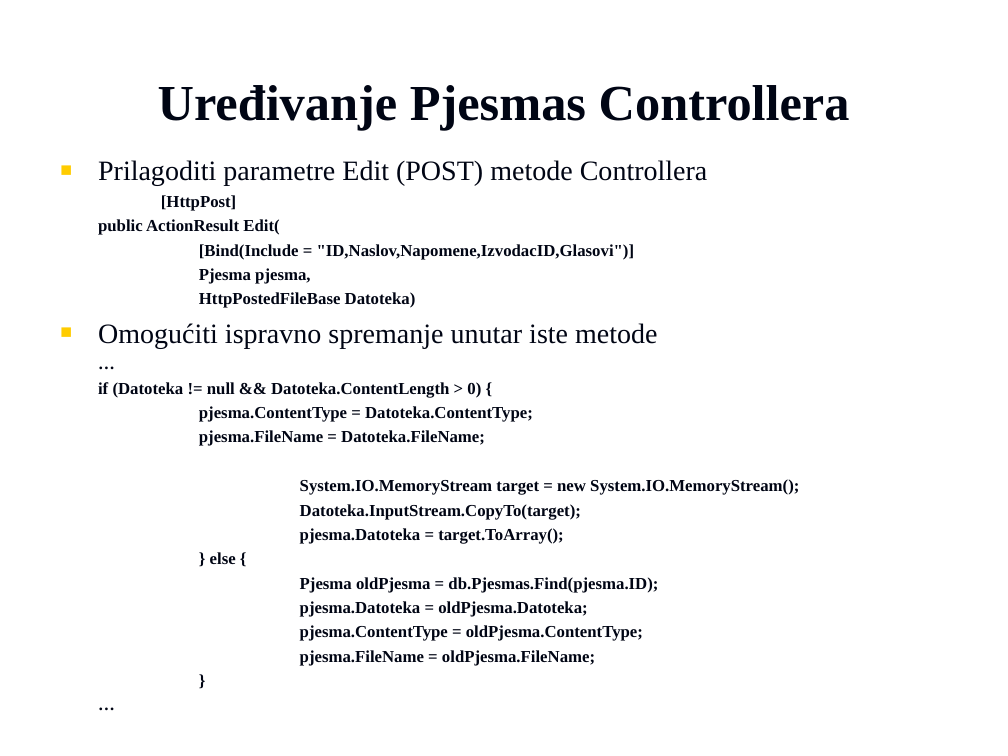
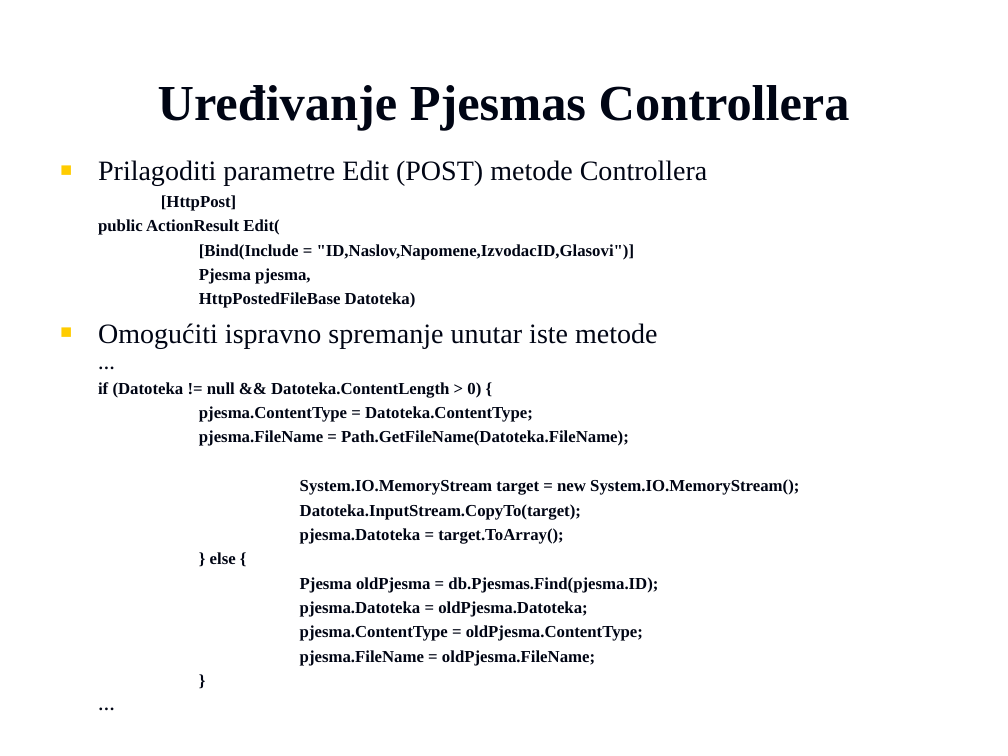
Before and after one commit to vzdesic/PZI, a slide deck: slide 6 of PPTs/MVC dodatak - file upload i download .ppt. Drawn at 1008x756 pixels with LibreOffice and Linux fonts; fonts in the diff are those of the drawing; background and template pictures are left out. Boxes give left, top, right and bottom in pixels: in the first picture for what was removed or moved away, otherwise in the second. Text is boxed around its words. In the diff, an @@ line names an element or a change of style, - is before the commit and + after.

```diff
--- a/PPTs/MVC dodatak - file upload i download .ppt
+++ b/PPTs/MVC dodatak - file upload i download .ppt
@@ text at bbox=[199, 430, 629, 446]: text changed @@
-pjesma.FileName = Datoteka.FileName;
+pjesma.FileName = Path.GetFileName(Datoteka.FileName);
```
Also in this commit, not shown: 16 other files.
